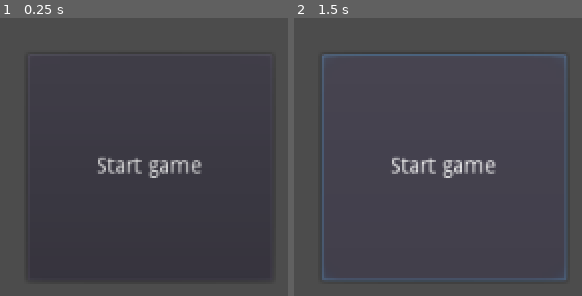
Above: before the commit, frames 1-2 (left to right).
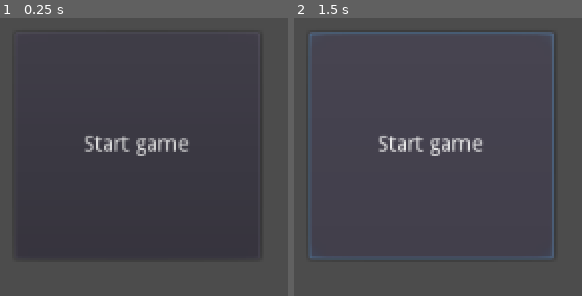
Above: after the commit, the same moments.

Repository: BaseCrusher/sdent_project
Game: Godot game, scene res://UI/MainMenu.tscn
Two runs of this game, one before a commit and one after it. Both use one fixed random seed, a clock stepped at 60 frames per second and the inputs below. Before the commit the project starts from res://MainMenu.tscn.
Inputs:
- Up to frame 1 (0.25 s): no input
- Up to frame 2 (1.5 s): click "Start game" at 0.5 s; click "Start game" at 1.25 s

The runs differ from the first frame. In frame 1, 2.9% of the frame differs, in the area x 13-91%, y 12-94%; in frame 2, 6.0%, in the area x 5-95%, y 5-95%.

Commit message:
added folder structure

Diff:
--- a/neg_Position2D.gd
+++ b/GameObjects/AntiGravityField/neg_Position2D.gd
@@ -20,7 +20,7 @@
 
 func _physics_process(delta):
 	if (global_position - character.position).length() <= 150:
-		character.direction_vector -= (global_position - character.position).normalized() * 5
+		character.direction_vector -= (global_position - character.position).normalized() * 20
 		character.current_speed += (global_position - character.position).length() / 100 / character.VECTOR_LENGTH_TO_SPEED
 		pass
 	pass
--- a/neg_blackhole.tscn
+++ b/GameObjects/AntiGravityField/neg_blackhole.tscn
@@ -1,6 +1,6 @@
 [gd_scene load_steps=2 format=2]
 
-[ext_resource path="res://neg_Position2D.gd" type="Script" id=1]
+[ext_resource path="res://GameObjects/AntiGravityField/neg_Position2D.gd" type="Script" id=1]
 
 [node name="blackhole" type="Node2D"]
 
--- /dev/null
+++ b/GameObjects/Character/Node2D.tscn
@@ -0,0 +1,20 @@
+[gd_scene load_steps=4 format=2]
+
+[ext_resource path="res://GameObjects/Character/icon.gd" type="Script" id=1]
+[ext_resource path="res://resources/images/icon.png" type="Texture" id=4]
+[ext_resource path="res://resources/images/bg_tile.png" type="Texture" id=5]
+
+[node name="Node2D" type="Node2D"]
+
+[node name="bg_tile" type="Sprite" parent="."]
+position = Vector2( 1612.81, 604.439 )
+z_index = -1
+texture = ExtResource( 5 )
+region_enabled = true
+region_rect = Rect2( 0, 0, 3842.85, 1821.34 )
+
+[node name="icon" type="Sprite" parent="."]
+position = Vector2( 413.262, 238.713 )
+z_index = 1
+texture = ExtResource( 4 )
+script = ExtResource( 1 )
--- a/Position2D.gd
+++ b/GameObjects/GravityField/Position2D.gd
@@ -20,7 +20,7 @@
 
 func _physics_process(delta):
 	if (global_position - character.position).length() <= 150:
-		character.direction_vector += (global_position - character.position).normalized() * 5
+		character.direction_vector += (global_position - character.position).normalized() * 10
 		character.current_speed += (global_position - character.position).length() / 100 / character.VECTOR_LENGTH_TO_SPEED
 		pass
 	pass
--- a/blackhole.tscn
+++ b/GameObjects/GravityField/blackhole.tscn
@@ -1,6 +1,6 @@
 [gd_scene load_steps=2 format=2]
 
-[ext_resource path="res://Position2D.gd" type="Script" id=1]
+[ext_resource path="res://GameObjects/GravityField/Position2D.gd" type="Script" id=1]
 
 [node name="blackhole" type="Node2D"]
 
--- a/Node2D.tscn
+++ /dev/null
@@ -1,28 +0,0 @@
-[gd_scene load_steps=6 format=2]
-
-[ext_resource path="res://icon.png" type="Texture" id=1]
-[ext_resource path="res://bg_tile.png" type="Texture" id=2]
-[ext_resource path="res://icon.gd" type="Script" id=3]
-[ext_resource path="res://blackhole.tscn" type="PackedScene" id=4]
-[ext_resource path="res://neg_blackhole.tscn" type="PackedScene" id=6]
-
-[node name="Node2D" type="Node2D"]
-
-[node name="bg_tile" type="Sprite" parent="."]
-position = Vector2( 1612.81, 606.558 )
-z_index = -1
-texture = ExtResource( 2 )
-region_enabled = true
-region_rect = Rect2( 0, 0, 3842.85, 1821.34 )
-
-[node name="icon" type="Sprite" parent="."]
-position = Vector2( 413.262, 238.713 )
-z_index = 1
-texture = ExtResource( 1 )
-script = ExtResource( 3 )
-
-[node name="blackhole" parent="." instance=ExtResource( 4 )]
-position = Vector2( 1407.44, 461.816 )
-
-[node name="blackhole2" parent="." instance=ExtResource( 6 )]
-position = Vector2( 1227.26, 850.902 )
--- a/MainMenu.tscn
+++ b/UI/MainMenu.tscn
@@ -8,8 +8,11 @@
 }
 
 [node name="Button" type="Button" parent="."]
-margin_left = 376.425
-margin_top = 176.199
-margin_right = 533.425
-margin_bottom = 321.199
+margin_left = 367.946
+margin_top = 161.55
+margin_right = 524.946
+margin_bottom = 306.55
 text = "Start game"
+__meta__ = {
+"_edit_use_anchors_": false
+}
--- a/project.godot
+++ b/project.godot
@@ -16,8 +16,8 @@
 [application]
 
 config/name="Sdent"
-run/main_scene="res://MainMenu.tscn"
-config/icon="res://icon.png"
+run/main_scene="res://UI/MainMenu.tscn"
+config/icon="res://resources/images/icon.png"
 
 [rendering]
 
Renamed: icon.gd -> GameObjects/Character/icon.gd
Renamed: bg_tile.png -> resources/images/bg_tile.png
Not shown, changed: resources/images/bg_tile.png.import
Renamed: icon.png -> resources/images/icon.png
Not shown, changed: resources/images/icon.png.import
